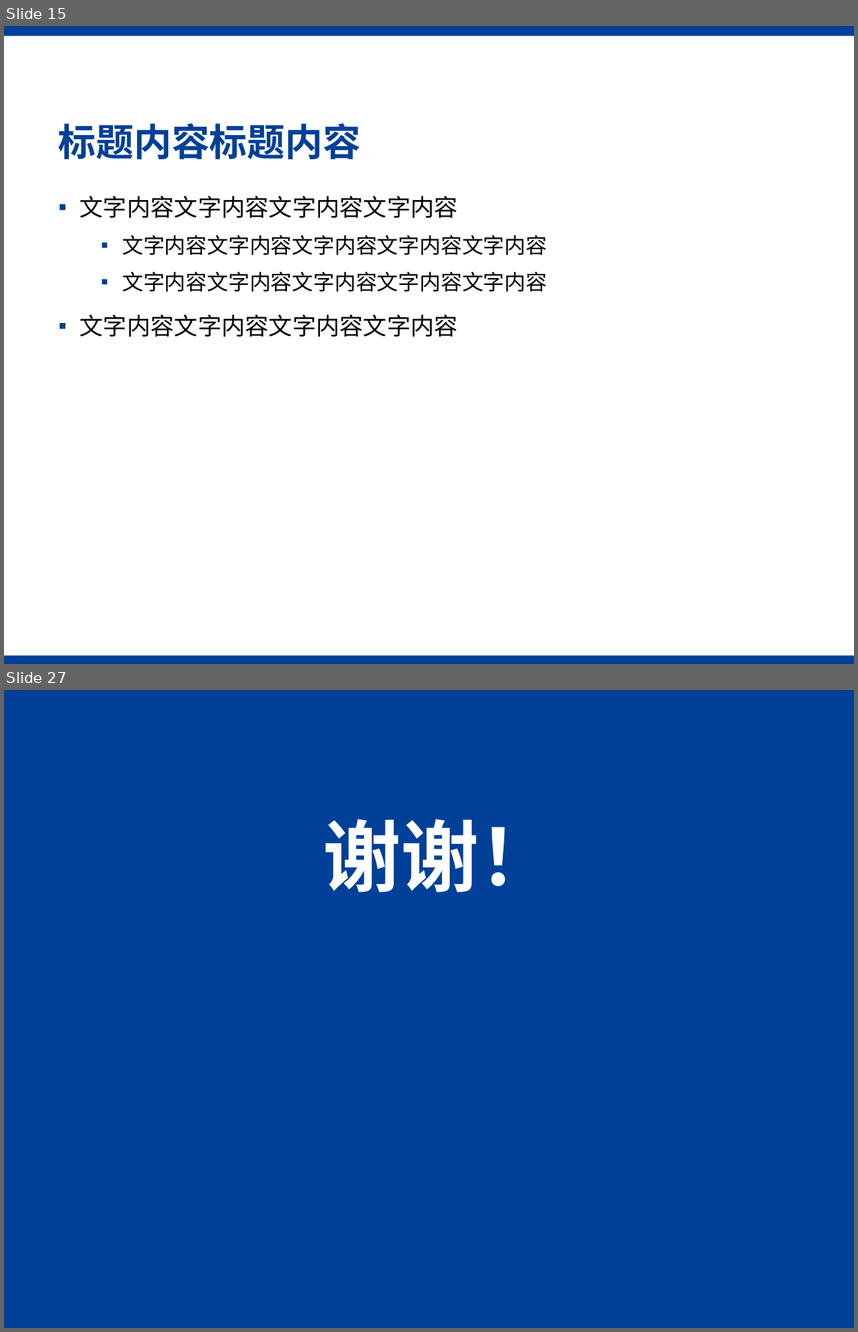
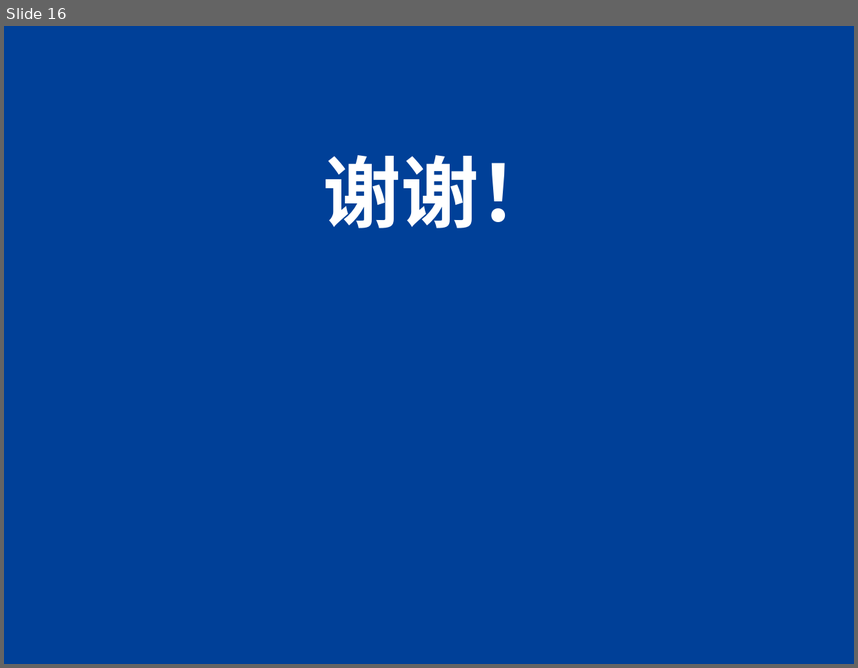
Before and after one commit to gyfastas/EE397, a slide deck: PPT/中期检测报告.pptx. Shown one above the other, each under a label of ours: slides 15 and 27 before the commit, slide 16 after it; the slides between them are not shown. The pictures are 858x1332 and 858x668 pixels, drawn with LibreOffice and Linux fonts; fonts in the diff are those of the drawing; background and template pictures are left out. Boxes give left, top, right and bottom in pixels: in the first picture for what was removed or moved away, otherwise in the second. Text is boxed around its words. In the diff, an @@ line names an element or a change of style, - is before the commit and + after.

```diff
--- a/PPT/中期检测报告.pptx
+++ b/PPT/中期检测报告.pptx
@@ slide 15 removed at box(4, 26, 854, 664), background #FFFFFF @@
@@ rectangle removed at box(4, 26, 854, 36) @@
@@ text removed at box(771, 55, 824, 81) @@
-Page .
@@ page number removed at box(813, 55, 846, 81) @@
-15
@@ title removed at box(59, 123, 361, 159) @@
-标题内容标题内容
@@ text removed at box(80, 196, 547, 336) @@
-▪ 文字内容文字内容文字内容文字内容
-  ▪ 文字内容文字内容文字内容文字内容文字内容
-  ▪ 文字内容文字内容文字内容文字内容文字内容
-▪ 文字内容文字内容文字内容文字内容
@@ rectangle removed at box(4, 655, 854, 664) @@
@@ what was slide 27 is now slide 16 @@
```
Also in this commit, not shown: 4 slides changed, 11 slides added, 21 other slides removed, 3 other files.
